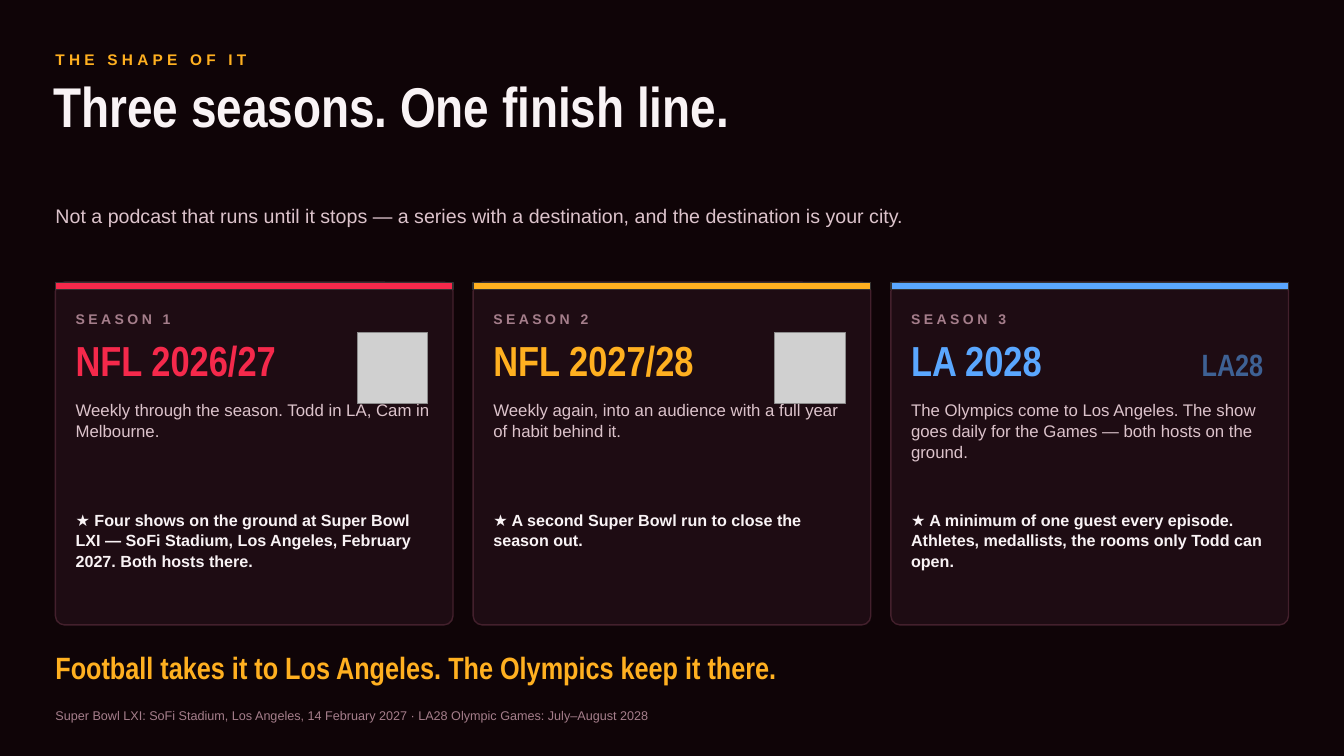
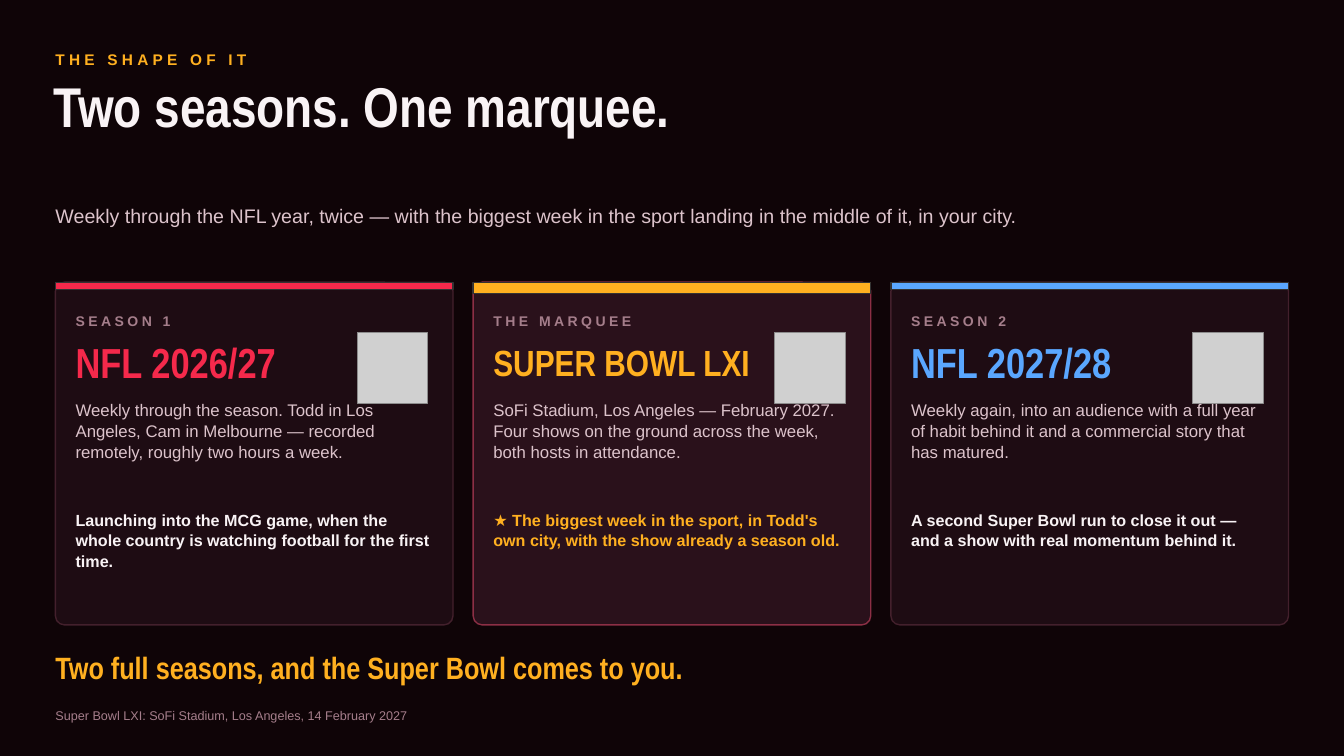
Before and after one commit to jvanders33/Armchair-NFL, a slide deck: slide 4 of pitch/Running-it-Back-Gurley.pptx. Drawn at 1344x756 pixels with LibreOffice and Linux fonts; fonts in the diff are those of the drawing; grey boxes stand for pictures. Boxes give left, top, right and bottom in pixels: in the first picture for what was removed or moved away, otherwise in the second. Text is boxed around its words. In the diff, an @@ line names an element or a change of style, - is before the commit and + after.

```diff
--- a/pitch/Running-it-Back-Gurley.pptx
+++ b/pitch/Running-it-Back-Gurley.pptx
@@ text at <box>53,88,670,137</box>: text changed @@
-Three seasons. One finish line.
+Two seasons. One marquee.
@@ text at <box>55,208,1016,227</box>: text changed @@
-Not a podcast that runs until it stops — a series with a destination, and the destination is your city.
+Weekly through the NFL year, twice — with the biggest week in the sport landing in the middle of it, in your city.
@@ rectangle: place and size @@
-rectangle at <box>473,282,870,289</box>
+rectangle at <box>473,282,870,293</box>
@@ rounded rectangle at <box>473,282,870,625</box>: fill #1E0C13 to #2A111B; outline #43202C 1 pt to #8C2F45 1 pt @@
@@ text at <box>493,316,631,329</box>: text changed @@
-SEASON 2
+THE MARQUEE
@@ text at <box>911,316,1006,326</box>: text changed @@
-SEASON 3
+SEASON 2
@@ text at <box>493,350,749,377</box>: text changed; size 30 to 26 pt @@
-NFL 2027/28
+SUPER BOWL LXI
@@ text at <box>911,347,1111,379</box>: text changed @@
-LA 2028
+NFL 2027/28
@@ picture added at <box>1193,333,1263,403</box> @@
@@ text removed at <box>1202,354,1264,376</box> @@
-LA28
@@ text at <box>76,402,375,462</box>: text changed @@
-Weekly through the season. Todd in LA, Cam in Melbourne.
+Weekly through the season. Todd in Los Angeles, Cam in Melbourne — recorded remotely, roughly two hours a week.
@@ text at <box>493,402,835,458</box>: text changed @@
-Weekly again, into an audience with a full year of habit behind it.
+SoFi Stadium, Los Angeles — February 2027. Four shows on the ground across the week, both hosts in attendance.
@@ text at <box>911,402,1256,458</box>: text changed @@
-The Olympics come to Los Angeles. The show goes daily for the Games — both hosts on the ground.
+Weekly again, into an audience with a full year of habit behind it and a commercial story that has matured.
@@ text at <box>76,514,429,567</box>: text changed @@
-★ Four shows on the ground at Super Bowl LXI — SoFi Stadium, Los Angeles, February 2027. Both hosts there.
+Launching into the MCG game, when the whole country is watching football for the first time.
@@ text at <box>493,514,840,550</box>: text changed; text colour #F9F3F5 to #FFB020 @@
-★ A second Super Bowl run to close the season out.
+★ The biggest week in the sport, in Todd's own city, with the show already a season old.
@@ text at <box>911,514,1236,546</box>: text changed @@
-★ A minimum of one guest every episode. Athletes, medallists, the rooms only Todd can open.
+A second Super Bowl run to close it out — and a show with real momentum behind it.
@@ text at <box>55,656,683,685</box>: text changed @@
-Football takes it to Los Angeles. The Olympics keep it there.
+Two full seasons, and the Super Bowl comes to you.
@@ text at <box>55,711,407,723</box>: text changed @@
-Super Bowl LXI: SoFi Stadium, Los Angeles, 14 February 2027 · LA28 Olympic Games: July–August 2028
+Super Bowl LXI: SoFi Stadium, Los Angeles, 14 February 2027
```
Also in this commit, not shown: 4 other slides changed, 2 other files.
